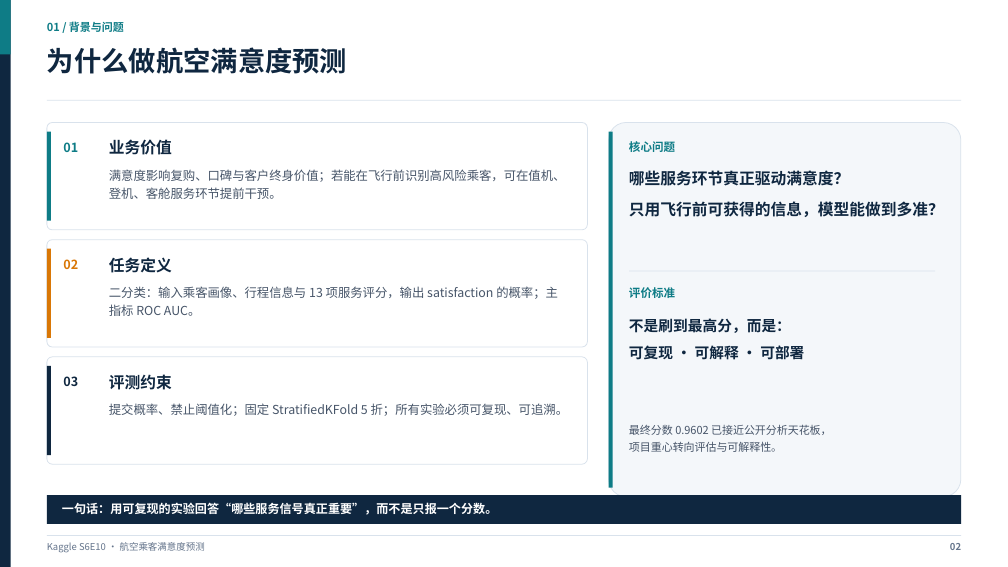
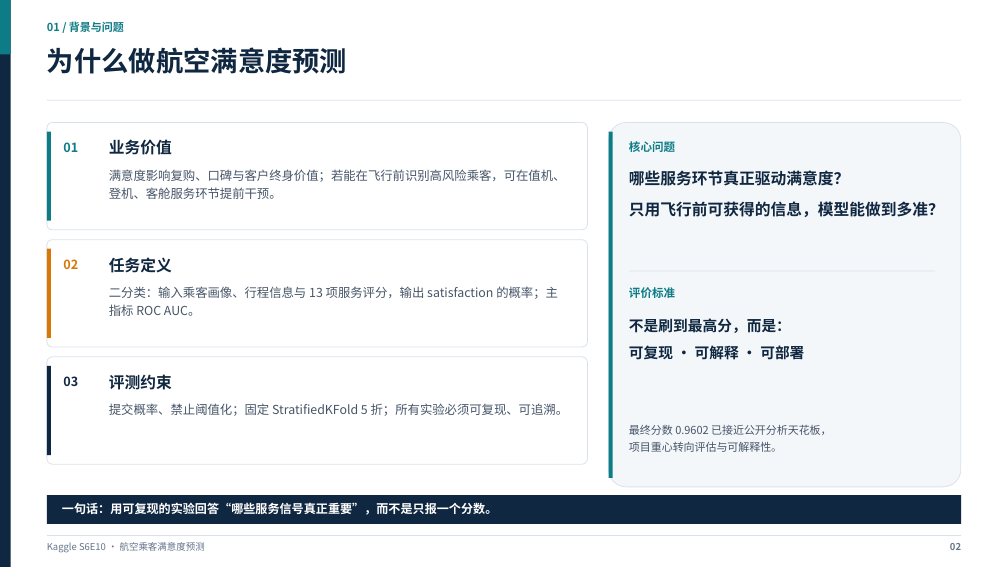
Before and after one commit to ddddddddwp/ml-course-airline-satisfaction, a slide deck: slide 2 of reports/airline_satisfaction_ppt.pptx. Drawn at 1008x567 pixels with LibreOffice and Linux fonts; fonts in the diff are those of the drawing. Boxes give left, top, right and bottom in pixels: in the first picture for what was removed or moved away, otherwise in the second. Text is boxed around its words. In the diff, an @@ line names an element or a change of style, - is before the commit and + after.

```diff
--- a/reports/airline_satisfaction_ppt.pptx
+++ b/reports/airline_satisfaction_ppt.pptx
@@ rounded rectangle: place and size @@
-rounded rectangle at (609, 123, 961, 497)
+rounded rectangle at (609, 123, 961, 487)
@@ rectangle: place and size @@
-rectangle at (609, 132, 613, 488)
+rectangle at (609, 132, 613, 478)
```
Also in this commit, not shown: 8 other slides changed, 1 other file.
